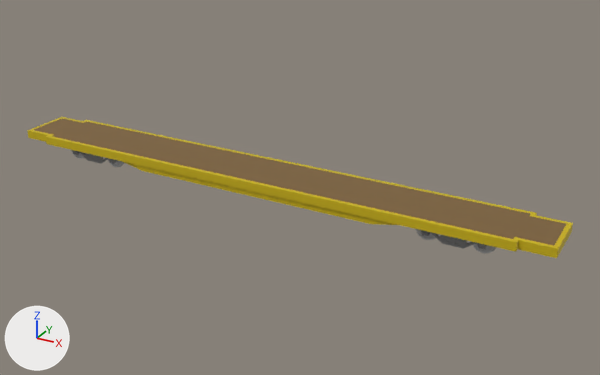
The OBJ model src/main/resources/assets/immersiverailroading/models/rolling_stock/freight/flat_car.obj: old version first, new version second.
One viewpoint serves both versions: a 50 mm lens placed at (18.8, -30.7, 16.1), pointed at (1.5, 0.7, 0.4). Lighting does not change. The marker at lower left points along +X, +Y and +Z. Where no turn or scale is listed for an object, it has been applied to the vertices.

Names of what the first picture shows: 'BOGEY_REAR.003_ID235.001', 'BOGEY_REAR.004_ID241.001', 'BOGEY_REAR.012_ID289.001', 'group_1.002_ID438', 'group_1_ID424'.
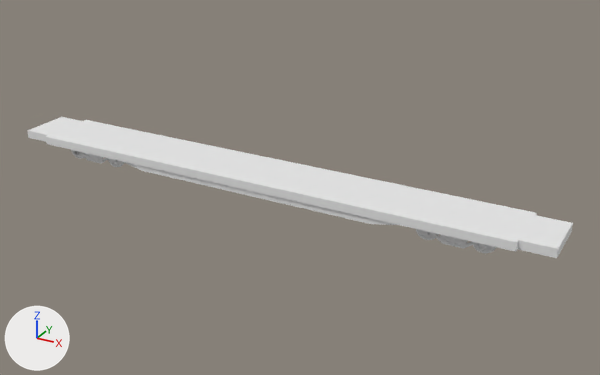
The edits, one by one:
Material 'Color_D11_.001' (mat_color_d11__001) is new.
Its base color is (0.8, 0.8, 0.8) (white #e7e7e7).
Its roughness is 1.0.
Material 'Color_C22_.001' (mat_color_c22__001) is new.
Its base color is (0.8, 0.8, 0.8) (white #e7e7e7).
Its roughness is 1.0.
Material 'Color_005_.001' (mat_color_005__001) is new.
Its base color is (0.8, 0.8, 0.8) (white #e7e7e7).
Its roughness is 1.0.
me_group_1_002_id438 has 12 vertices, 5 faces and spans x -13.6..13.6, y -1.3..1.3, z 1.2.
me_group_1_002_id438 no longer uses material mat_color_c22 (brown #7c6038).
me_group_1_002_id438 now uses material mat_color_c22__001 (white #e7e7e7).
me_group_1_id424 has 66 vertices, 61 faces and spans x -13.8..13.8, y -1.5..1.5, z 0.5..1.2.
me_group_1_id424 no longer uses material mat_color_d11 (yellow #cbb200).
me_group_1_id424 now uses material mat_color_d11__001 (white #e7e7e7).
Mesh me_bogey_rear_wheel_1_001_id364_001 is new.
It has 72 vertices, 52 faces and spans x 7.884..8.88, y -0.843..-0.713, z 0.036..1.031.
It uses material mat_color_005__001 (white #e7e7e7).
Mesh me_bogey_rear_wheel_0_008_id461_001 is new.
It has 72 vertices, 52 faces and spans x 10.323..11.318, y -0.843..-0.713, z 0.036..1.031.
It uses material mat_color_005__001 (white #e7e7e7).
Mesh me_bogey_rear_wheel_0_005_id443_001 is new.
It has 48 vertices, 36 faces and spans x 10.414..11.226, y -0.843..-0.799, z 0.127..0.939.
It uses material mat_color_005__001 (white #e7e7e7).
Object 'BOGEY_REAR.003_ID235.001' (ob_bogey_rear_003_id235_001) is deleted.
Object 'BOGEY_REAR.004_ID241.001' (ob_bogey_rear_004_id241_001) is deleted.
Object 'BOGEY_REAR.012_ID289.001' (ob_bogey_rear_012_id289_001) is deleted.
Object 'BOGEY_REAR_WHEEL_1.001_ID364.001' (ob_bogey_rear_wheel_1_001_id364_001) is new; it shows me_bogey_rear_wheel_1_001_id364_001.
Its location is (0.0, 0.0, 0.0).
Object 'BOGEY_REAR_WHEEL_0.008_ID461.001' (ob_bogey_rear_wheel_0_008_id461_001) is new; it shows me_bogey_rear_wheel_0_008_id461_001.
Its location is (0.0, 0.0, 0.0).
Object 'BOGEY_REAR_WHEEL_0.005_ID443.001' (ob_bogey_rear_wheel_0_005_id443_001) is new; it shows me_bogey_rear_wheel_0_005_id443_001.
Its location is (0.0, 0.0, 0.0).

Boxes [x1, y1, x2, y2] around the edits, measured in the pictures (600 x 375 px):
'group_1.002_ID438', recoloured (brown to white): [34, 118, 566, 245] in both
'group_1_ID424', recoloured (yellow to white): [27, 117, 573, 258] in both
'BOGEY_REAR.004_ID241.001', deleted: before [473, 244, 495, 254]
'BOGEY_REAR_WHEEL_0.008_ID461.001', added: after [473, 244, 495, 254]
'BOGEY_REAR.003_ID235.001', deleted: before [475, 243, 493, 251]
'BOGEY_REAR_WHEEL_0.005_ID443.001', added: after [475, 243, 493, 251]
'BOGEY_REAR.012_ID289.001', deleted: before [416, 229, 436, 240]
'BOGEY_REAR_WHEEL_1.001_ID364.001', added: after [416, 229, 436, 240]
